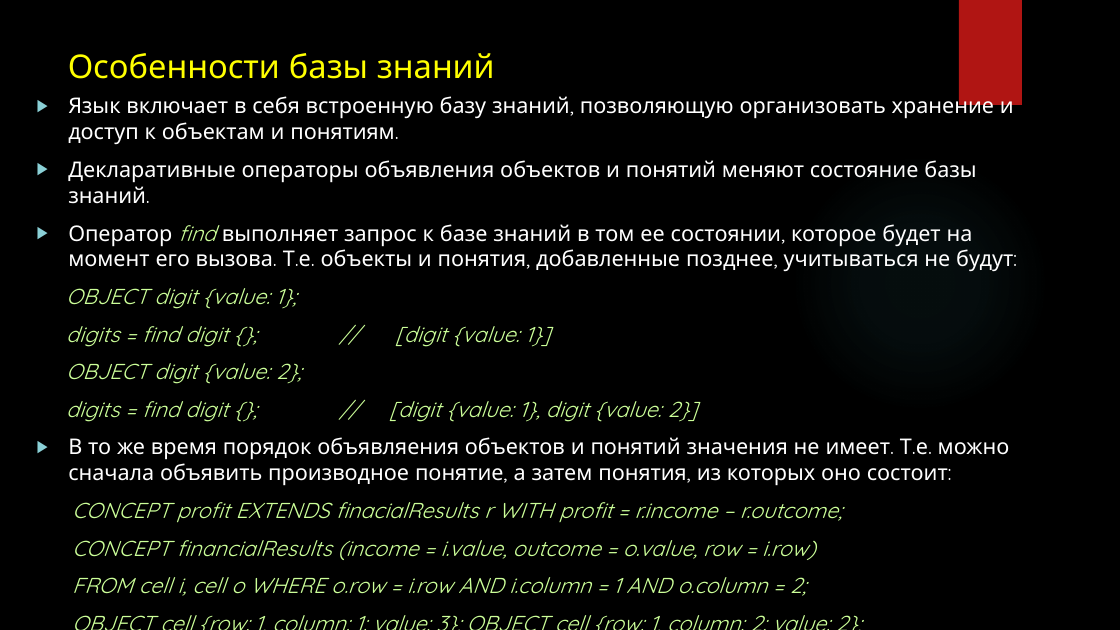
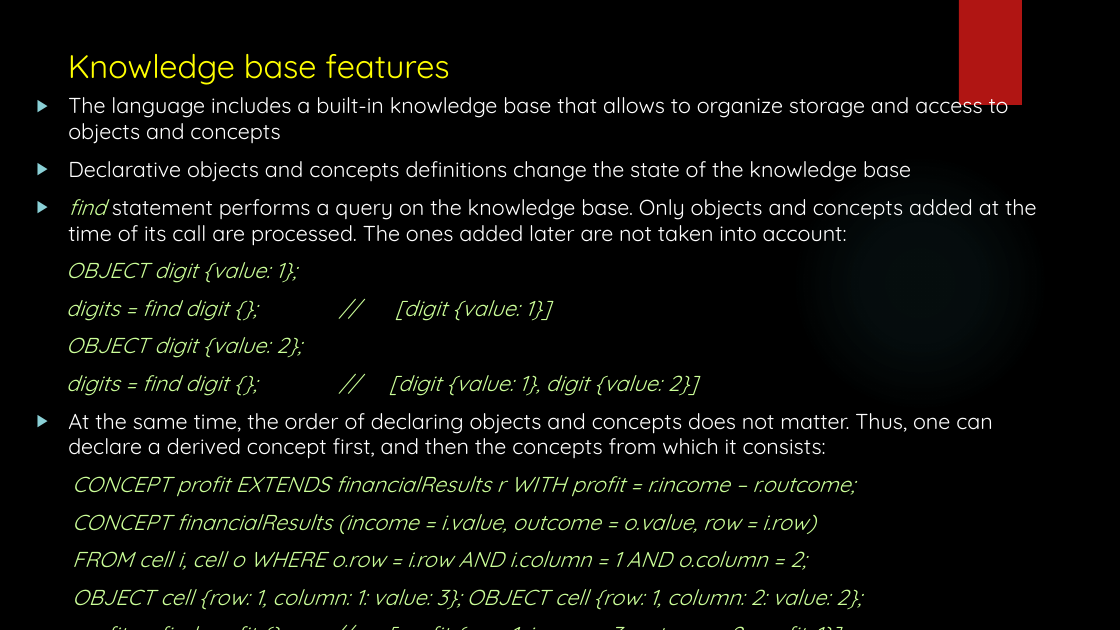
Before and after one commit to Voropay/ConceptualProgramming, a slide deck: slide 19 of presentation.pptx. Drawn at 1120x630 pixels with LibreOffice and Linux fonts; fonts in the diff are those of the drawing; background and template pictures are left out. Boxes give left, top, right and bottom in pixels: in the first picture for what was removed or moved away, otherwise in the second. Text is boxed around its words. In the diff, an @@ line names an element or a change of style, - is before the commit and + after.

Commit message:
presentation slides

```diff
--- a/presentation.pptx
+++ b/presentation.pptx
@@ title at [68,54,449,85]: text changed @@
-Особенности базы знаний
+Knowledge base features
@@ text at [68,91,1037,246]: text changed @@
-▶ Язык включает в себя встроенную базу знаний, позволяющую организовать хранение и доступ к объектам и понятиям.
-▶ Декларативные операторы объявления объектов и понятий меняют состояние базы знаний.
-▶ Оператор find выполняет запрос к базе знаний в том ее состоянии, которое будет на момент его вызова. Т.е. объекты и понятия, добавленные позднее, учитываться не будут:
+▶ The language includes a built-in knowledge base that allows to organize storage and access to objects and concepts
+▶ Declarative objects and concepts definitions change the state of the knowledge base
+▶ find statement performs a query on the knowledge base. Only objects and concepts added at the time of its call are processed. The ones added later are not taken into account:
@@ text at [68,413,993,497]: text changed @@
-▶ В то же время порядок объявляения объектов и понятий значения не имеет. Т.е. можно сначала объявить производное понятие, а затем понятия, из которых оно состоит:
-CONCEPT profit EXTENDS finacialResults r WITH profit = r.income – r.outcome;
+▶ At the same time, the order of declaring objects and concepts does not matter. Thus, one can declare a derived concept first, and then the concepts from which it consists:
+CONCEPT profit EXTENDS financialResults r WITH profit = r.income – r.outcome;
```
Also in this commit, not shown: 18 other slides changed, 11 slides added, 8 slides removed, 1 other file.
